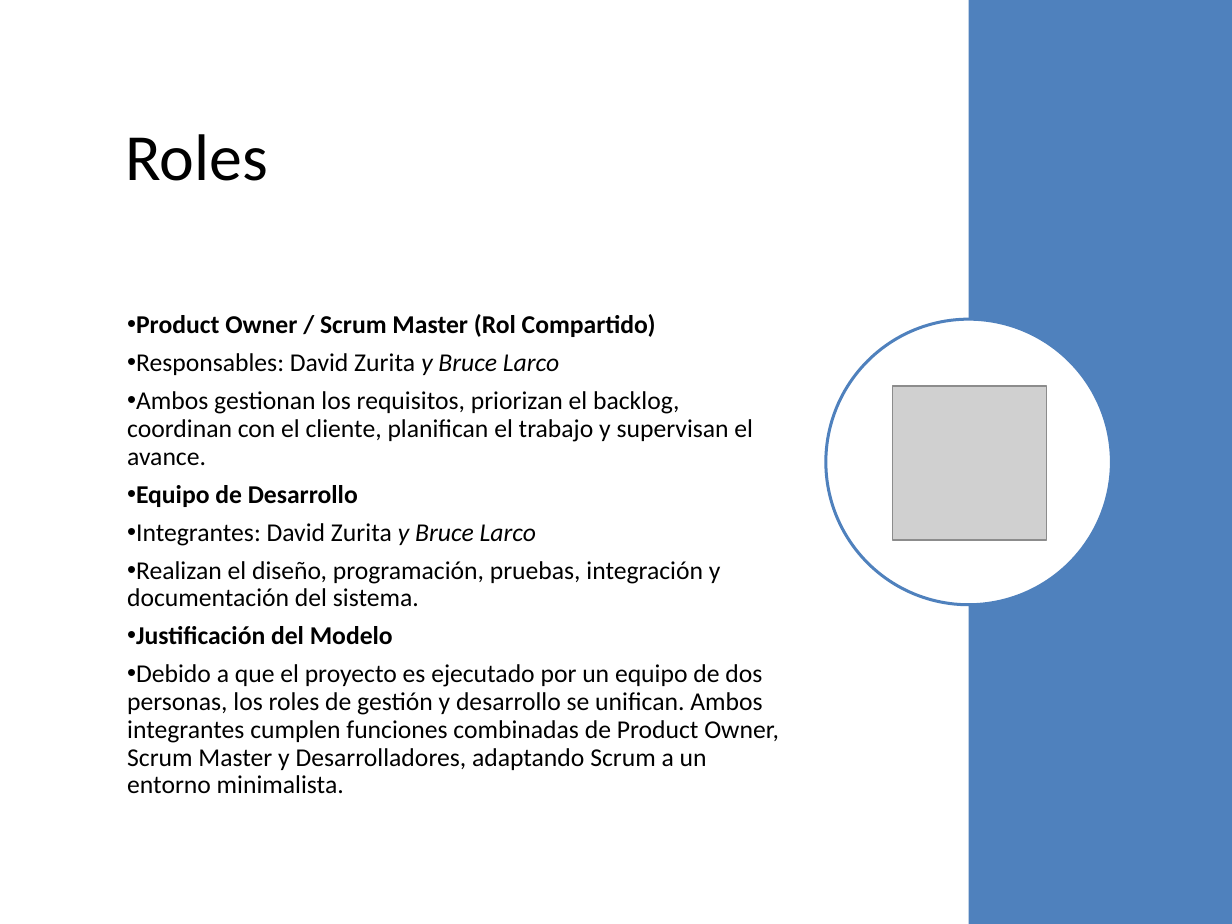
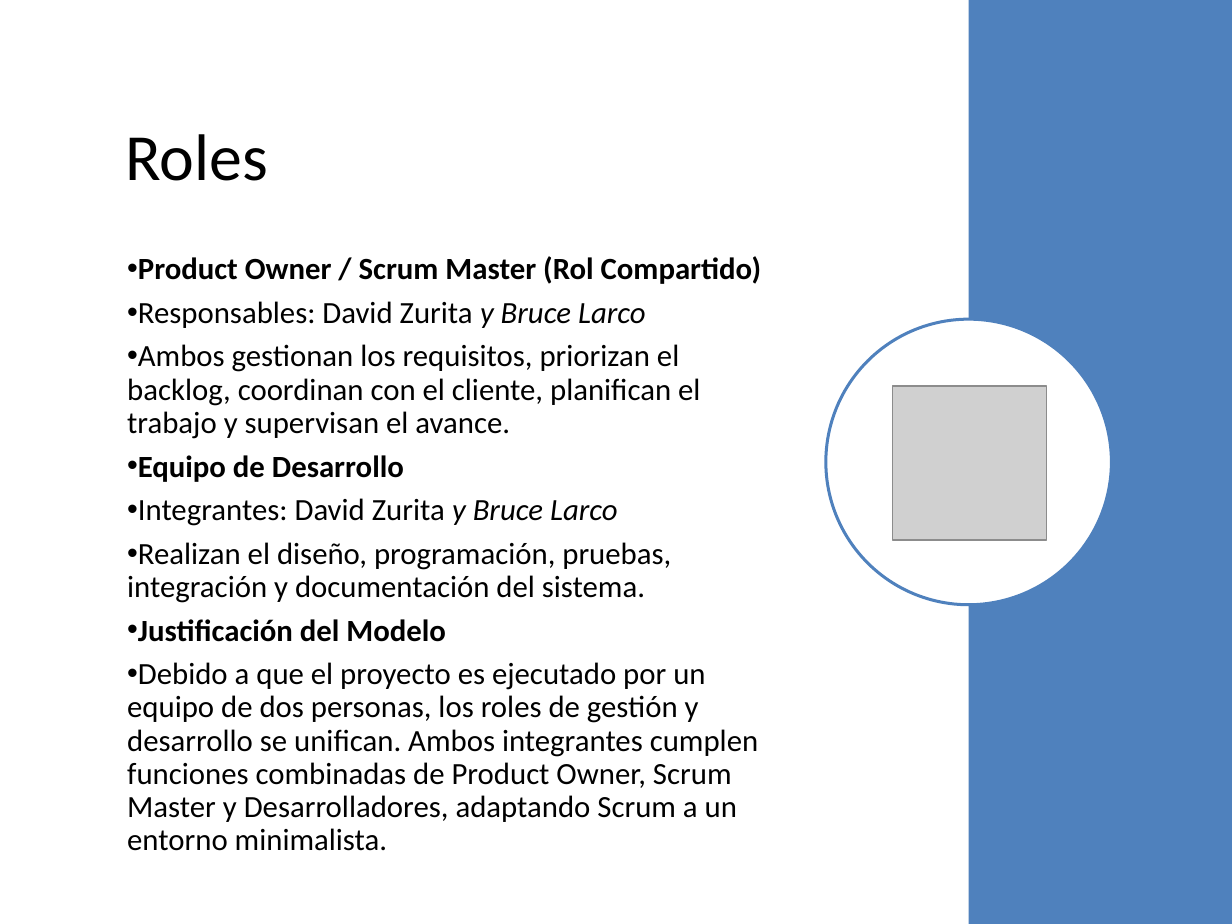
Before and after one commit to DalizC/PTY4614, a slide deck: slide 11 of Equipo 09/Fase 2/Evidencias Proyecto/Presentacion.pptx. Drawn at 1232x924 pixels with LibreOffice and Linux fonts; fonts in the diff are those of the drawing; grey boxes stand for pictures. Boxes give left, top, right and bottom in pixels: in the first picture for what was removed or moved away, otherwise in the second. Text is boxed around its words. In the diff, an @@ line names an element or a change of style, - is before the commit and + after.

```diff
--- a/Equipo 09/Fase 2/Evidencias Proyecto/Presentacion.pptx
+++ b/Equipo 09/Fase 2/Evidencias Proyecto/Presentacion.pptx
@@ text "Product Owner / Scrum Master ..." at <box>127,301,758,822</box>: size 15 to 18 pt @@
```
Also in this commit, not shown: 6 other slides changed, 2 other files.
